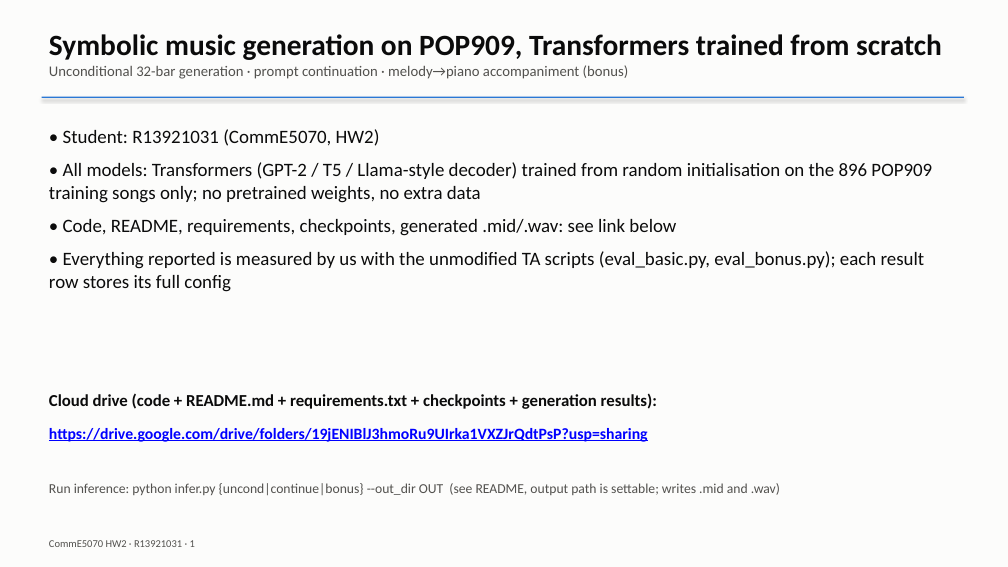
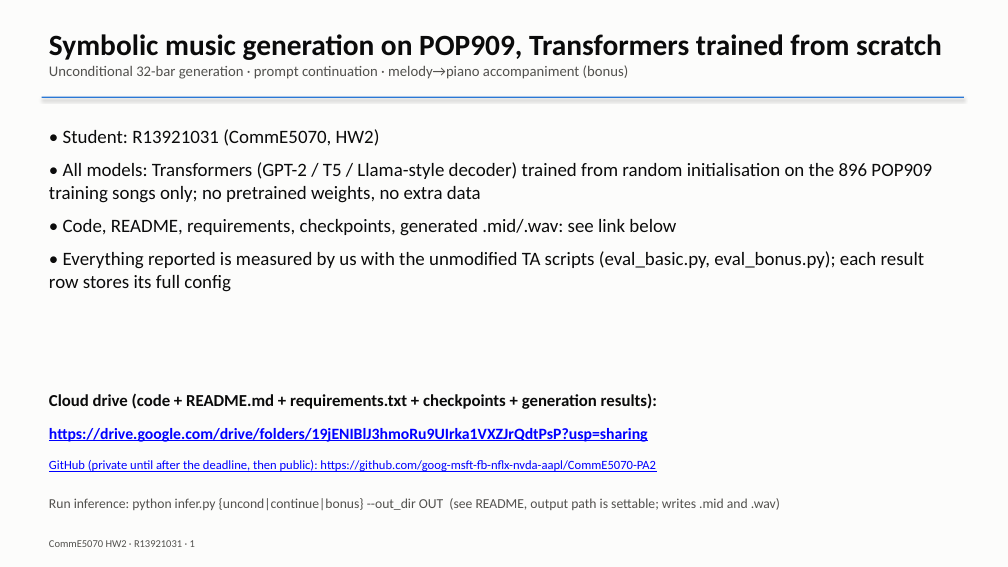
Before and after one commit to goog-msft-fb-nflx-nvda-aapl/CommE5070-PA2, a slide deck: slide 1 of report/R13921031_report.pptx. Drawn at 1008x567 pixels with LibreOffice and Linux fonts; fonts in the diff are those of the drawing. Boxes give left, top, right and bottom in pixels: in the first picture for what was removed or moved away, otherwise in the second. Text is boxed around its words. In the diff, an @@ line names an element or a change of style, - is before the commit and + after.

```diff
--- a/report/R13921031_report.pptx
+++ b/report/R13921031_report.pptx
@@ text added at <box>49,460,656,472</box>, 12 pt, text #0000FF, underline @@
+GitHub (private until after the deadline, then public): https://github.com/goog-msft-fb-nflx-nvda-aapl/CommE5070-PA2
@@ text "Run inference: python infer.py {uncond|continue|bonus} ...": place and size @@
-text "Run inference: python infer.py {uncond|continue|bonus} ..." at <box>49,483,780,495</box>
+text "Run inference: python infer.py {uncond|continue|bonus} ..." at <box>49,498,780,510</box>
```
Also in this commit, not shown: 2 other files.
